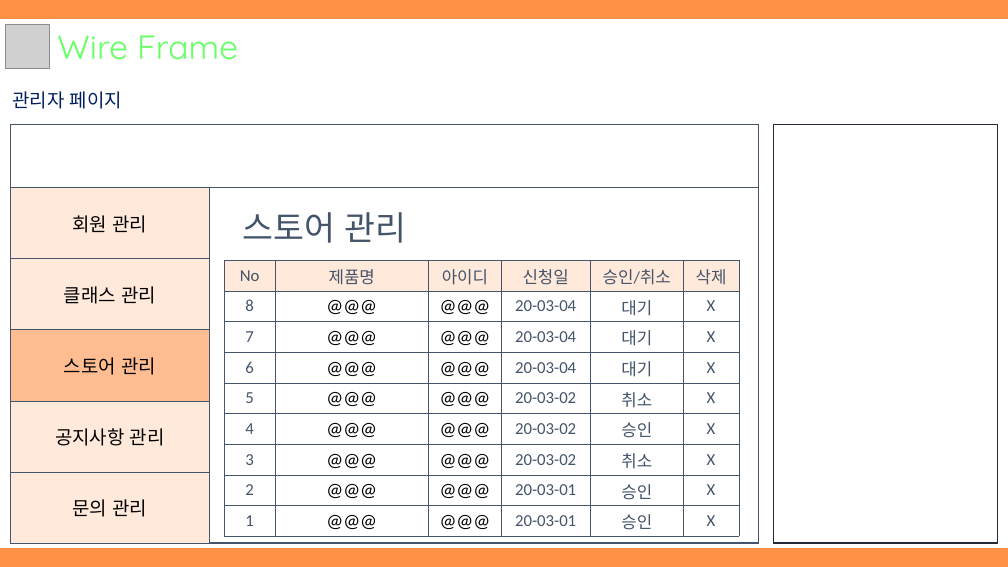
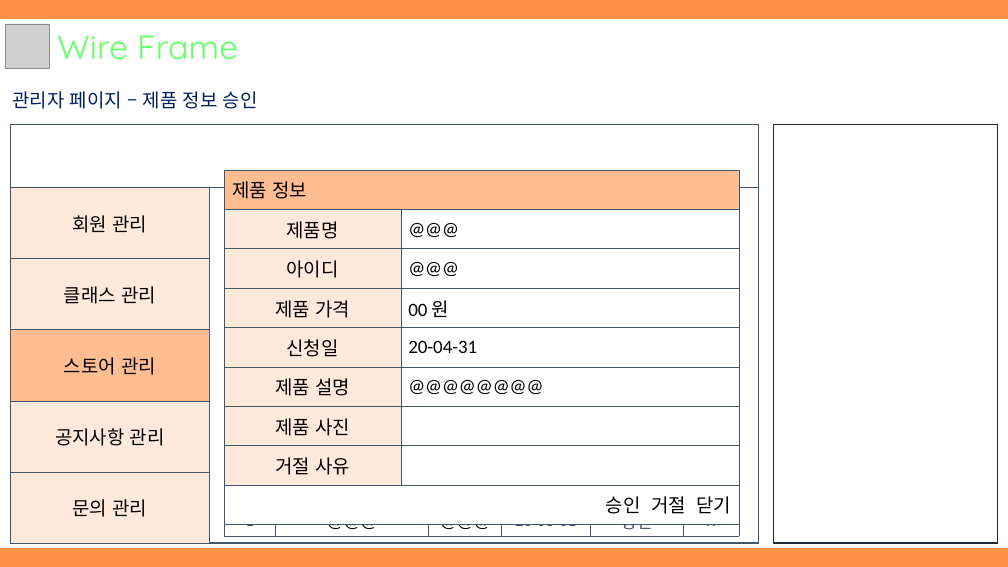
Before and after one commit to hhsw07/ezen-academy-projects, a slide deck: slide 20 of WebContent/hsw/3조 원데이클래스_hsw.pptx (slide 11 before the commit). Drawn at 1008x567 pixels with LibreOffice and Linux fonts; fonts in the diff are those of the drawing; grey boxes stand for pictures. Boxes give left, top, right and bottom in pixels: in the first picture for what was removed or moved away, otherwise in the second. Text is boxed around its words. In the diff, an @@ line names an element or a change of style, - is before the commit and + after.

```diff
--- a/WebContent/hsw/3조 원데이클래스_hsw.pptx
+++ b/WebContent/hsw/3조 원데이클래스_hsw.pptx
@@ text at [12, 91, 258, 109]: text changed @@
-관리자 페이지
+관리자 페이지 – 제품 정보 승인
@@ table added at [225, 170, 739, 524], 9 rows, 2 columns @@
+제품 정보 | 
+제품명 | @@@
+아이디 | @@@
+제품 가격 | 00 원
+신청일 | 20-04-31
+제품 설명 | @@@@@@@@
+제품 사진 | 
+거절 사유 | 
+승인 거절 닫기 | 
```
Also in this commit, not shown: 9 other slides changed, 4 slides added, 1 slide removed, 2 other files.
